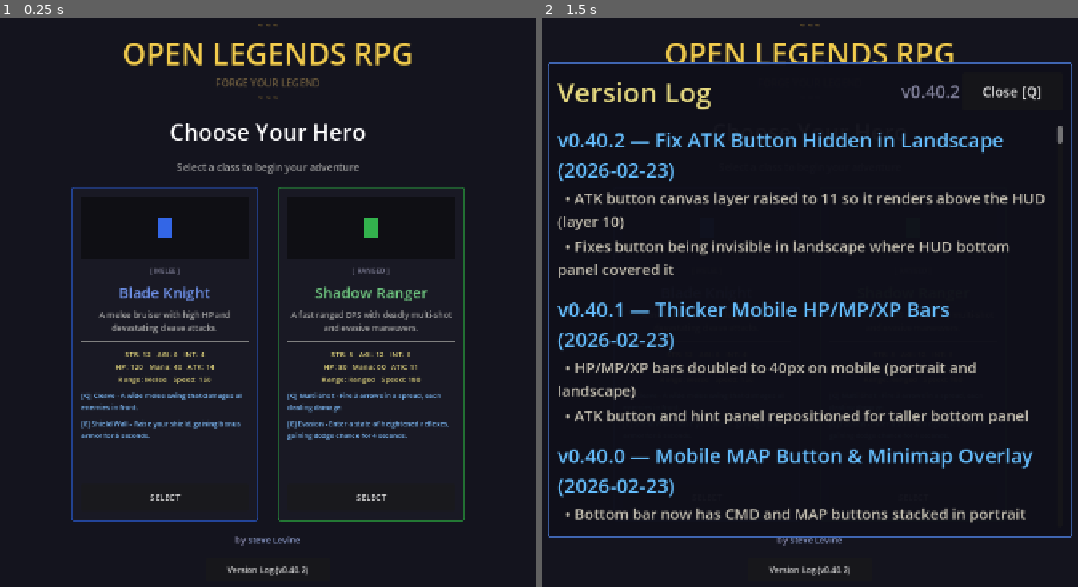
Above: before the commit, frames 1-2 (left to right).
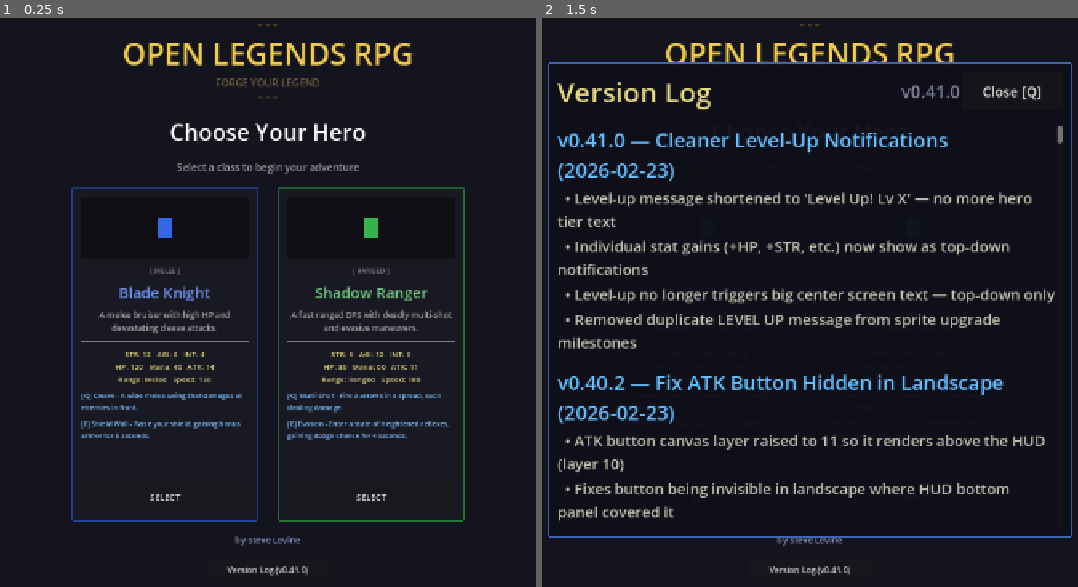
Above: after the commit, the same moments.

Repository: slxny/legends-open-rpg
Game: Godot game, scene res://scenes/main.tscn
Same seed, same stepped clock (60 frames per second), same inputs: the game is played once before the commit and once after it.
Inputs:
- Up to frame 1 (0.25 s): no input
- Up to frame 2 (1.5 s): click "Version Log (v0.40.2)" (after the commit: "Version Log (v0.41.0)") at 0.5 s; click "SELECT" at 1.25 s

The runs differ from the first frame. In frame 1, less than 0.1% of the frame differs, in the area x 54-58%, y 96-98%; in frame 2, 14%, in the area x 2-96%, y 11-98%.

Commit message:
Shorten level-up text and show stat gains as top-down notifications
Level-up message is now just "Level Up! Lv X" instead of the long
"LEVEL UP! You are now Level X (Adventurer)" that overflowed on
portrait mobile. Each stat gain (+HP, +STR, +AGI, etc.) appears as
a separate green top-down notification. Removed LEVEL UP from center
message dramatic keywords so it only shows in the feed, not the big
center text. Removed duplicate LEVEL UP emit from sprite upgrades.

https://claude.ai/code/session_017og7U6vscobkg1TanUuk76

Diff:
--- a/scenes/main.gd
+++ b/scenes/main.gd
@@ -112,14 +112,30 @@
 	_register_triggers()
 
 func _on_player_leveled_up(new_level: int) -> void:
-	var tier = "Adventurer"
-	if new_level >= 36:
-		tier = "Demigod"
-	elif new_level >= 26:
-		tier = "Master"
-	elif new_level >= 16:
-		tier = "Veteran"
-	GameManager.game_message.emit("LEVEL UP! You are now Level %d (%s)" % [new_level, tier], Color(1.0, 0.9, 0.2))
+	var gold_color = Color(1.0, 0.9, 0.2)
+	var stat_color = Color(0.6, 0.95, 0.6)
+	GameManager.game_message.emit("Level Up! Lv %d" % new_level, gold_color)
+
+	# Show individual stat gains as top-down notifications
+	var data = HeroData.get_hero(_player.stats.hero_class)
+	if data.is_empty():
+		return
+	var growth = data["growth_per_level"]
+	var gains: Array[String] = []
+	if growth.get("max_hp", 0) > 0:
+		gains.append("+%d HP" % int(growth["max_hp"]))
+	if growth.get("max_mana", 0) > 0:
+		gains.append("+%d Mana" % int(growth["max_mana"]))
+	if growth.get("strength", 0) > 0:
+		gains.append("+%d STR" % int(growth["strength"]))
+	if growth.get("agility", 0) > 0:
+		gains.append("+%d AGI" % int(growth["agility"]))
+	if growth.get("intelligence", 0) > 0:
+		gains.append("+%d INT" % int(growth["intelligence"]))
+	if growth.get("attack_damage", 0) > 0:
+		gains.append("+%d ATK" % int(growth["attack_damage"]))
+	for g in gains:
+		GameManager.game_message.emit(g, stat_color)
 
 func _on_player_died() -> void:
 	# Instant death — show fallen message, route to RespawnManager immediately
--- a/scenes/player/player.gd
+++ b/scenes/player/player.gd
@@ -2507,7 +2507,6 @@
 	if tier > _current_sprite_tier:
 		_current_sprite_tier = tier
 		_apply_sprite_upgrade(tier)
-		GameManager.game_message.emit("LEVEL UP!", Color(1.0, 0.9, 0.2))
 		AudioManager.play_sfx("level_up")
 
 func _apply_sprite_upgrade(tier: int) -> void:
--- a/scenes/ui/center_message_system.gd
+++ b/scenes/ui/center_message_system.gd
@@ -18,7 +18,7 @@
 
 func _on_game_message(text: String, color: Color = Color.WHITE) -> void:
 	# Only show dramatic messages (level up, boss, settlement, etc.)
-	var dramatic_keywords = ["LEVEL UP", "BOSS", "Purchased", "DEFEATED", "Respawned",
+	var dramatic_keywords = ["BOSS", "Purchased", "DEFEATED", "Respawned",
 		"Alignment", "FALLEN", "Respawning"]
 	var is_dramatic = false
 	for keyword in dramatic_keywords:
--- a/scenes/ui/changelog_dialog.gd
+++ b/scenes/ui/changelog_dialog.gd
@@ -9,9 +9,20 @@
 var _is_visible: bool = false
 var _is_mobile: bool = false
 
-const GAME_VERSION := "v0.40.2"
+const GAME_VERSION := "v0.41.0"
 
 const CHANGELOG: Array[Dictionary] = [
+	{
+		"version": "v0.41.0",
+		"title": "Cleaner Level-Up Notifications",
+		"date": "2026-02-23",
+		"entries": [
+			"Level-up message shortened to 'Level Up! Lv X' — no more hero tier text",
+			"Individual stat gains (+HP, +STR, etc.) now show as top-down notifications",
+			"Level-up no longer triggers big center screen text — top-down only",
+			"Removed duplicate LEVEL UP message from sprite upgrade milestones",
+		]
+	},
 	{
 		"version": "v0.40.2",
 		"title": "Fix ATK Button Hidden in Landscape",
